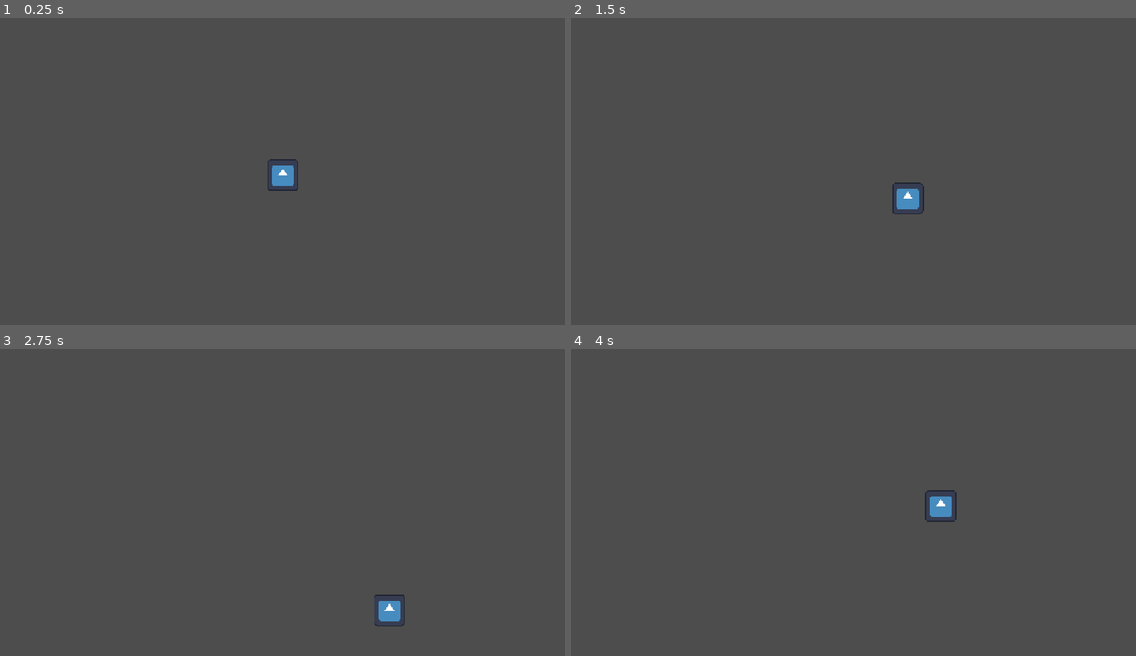
Above: before the commit, frames 1-4 (two rows, left to right).
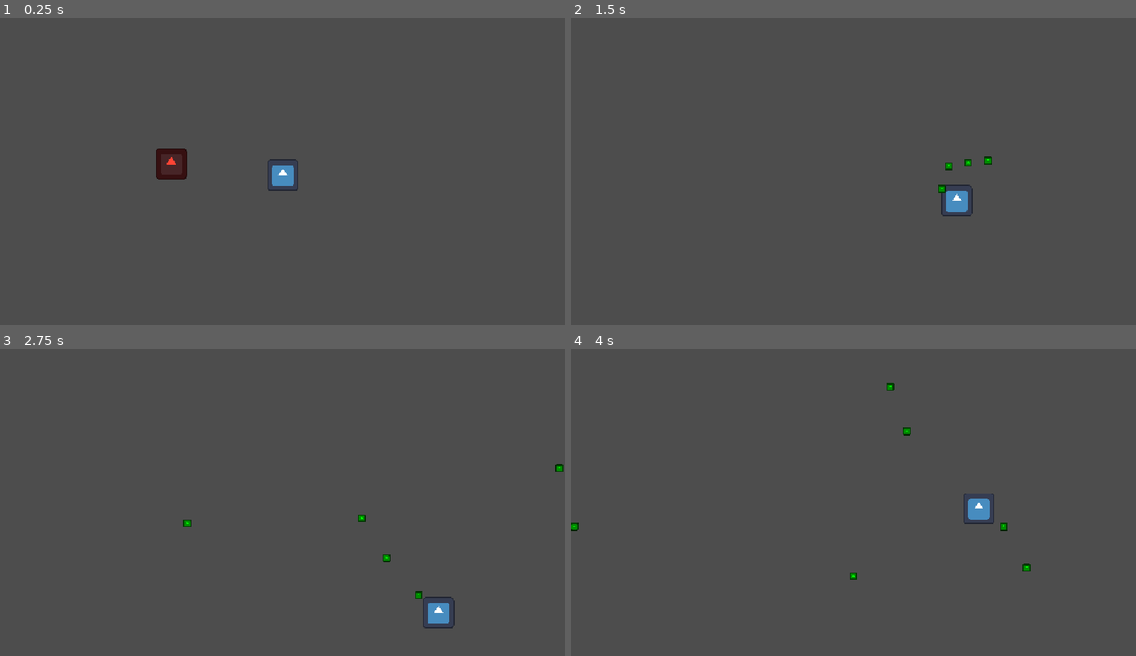
Above: after the commit, the same moments.

Repository: zt1ier/bullet-heuh
Game: Godot game, scene res://main.tscn
The game is run twice, just before and just after one commit, with the same random seed, the same clock (stepped at 60 frames per second) and the same inputs. The engine's default icon, where the game draws it, is replaced by a stand-in: a white triangle on a blue panel in a dark square.
Inputs (mouse positions are in pixels of both pictures, inside the frame that each line leads up to):
- Up to frame 1 (0.25 s): no input
- Up to frame 2 (1.5 s): move the mouse to (977, 162) at 0.52 s; hold D (move_right) 0.53-1.28 s; hold Space (attack) 0.53-1.28 s; move the mouse to (740, 192) at 1.27 s; hold S (move_down) from 1.28 s (still down); tap Space (attack) at 1.35 s
- Up to frame 3 (2.75 s): move the mouse to (339, 438) at 2.02 s; release S (move_down) at 2.03 s; hold D (move_right) from 2.03 s (still down); hold Space (attack) from 2.03 s (still down)
- Up to frame 4 (4 s): move the mouse to (825, 570) at 2.77 s; release D (move_right) at 2.78 s; release Space (attack) at 2.78 s; hold W (move_up) 2.78-3.53 s; tap Space (attack) at 2.85 s; move the mouse to (1023, 554) at 3.52 s; hold A (move_left) from 3.53 s (still down); hold Space (attack) from 3.53 s (still down)

The runs differ from the first frame. In frame 1, 0.6% of the frame differs, in the area x 27-34%, y 42-53%; in frame 2, 0.8%; in frame 3, 0.8%; in frame 4, 0.9%, in the area x 0-82%, y 11-76%.

Commit message:
I don't wanna refactor

Diff:
--- a/bullet-what/components/hitbox/hitbox.gd
+++ b/bullet-what/components/hitbox/hitbox.gd
@@ -13,9 +13,8 @@
 	if not is_connected("area_entered", Callable(self, "_on_area_entered")):
 		connect("area_entered", Callable(self, "_on_area_entered"))
 
-	if is_connected("area_entered", Callable(self, "_on_area_entered")):
-		print("%s hitbox init" % actor.name)
-
 
 func _on_area_entered(hurtbox: Hurtbox) -> void:
+	if hurtbox.actor == actor.damage_source:
+		return
 	actor.call_deferred("queue_free")
--- a/bullet-what/components/hitbox/hitbox.tscn
+++ b/bullet-what/components/hitbox/hitbox.tscn
@@ -4,7 +4,7 @@
 
 [node name="Hitbox" type="Area2D"]
 collision_layer = 32
-collision_mask = 16
+collision_mask = 64
 script = ExtResource("1_2y4qk")
 
 [connection signal="area_entered" from="." to="." method="_on_area_entered"]
--- a/bullet-what/components/hurtbox/hurtbox.gd
+++ b/bullet-what/components/hurtbox/hurtbox.gd
@@ -13,9 +13,9 @@
 	if not is_connected("area_entered", Callable(self, "_on_area_entered")):
 		connect("area_entered", Callable(self, "_on_area_entered"))
 
-	if is_connected("area_entered", Callable(self, "_on_area_entered")):
-		print("%s hurtbox init" % actor.name)
-
 
 func _on_area_entered(hitbox: Hitbox) -> void:
+	if actor == hitbox.actor.damage_source:
+		return
 	actor.take_damage(hitbox.actor.damage)
+	actor.apply_knockback(hitbox.actor)
--- a/bullet-what/components/hurtbox/hurtbox.tscn
+++ b/bullet-what/components/hurtbox/hurtbox.tscn
@@ -3,7 +3,7 @@
 [ext_resource type="Script" uid="uid://dgjjb3lhul2hy" path="res://components/hurtbox/hurtbox.gd" id="1_bud2i"]
 
 [node name="Hurtbox" type="Area2D"]
-collision_layer = 16
+collision_layer = 64
 collision_mask = 32
 script = ExtResource("1_bud2i")
 
--- a/bullet-what/scripts/enemy.gd
+++ b/bullet-what/entities/enemy/enemy.gd
@@ -19,6 +19,7 @@
 func _ready() -> void:
 	if not is_in_group("Enemies"):
 		add_to_group("Enemies")
+	damage_source = self #--- if MeleeEnemy.
 
 
 func _physics_process(delta: float) -> void:
--- a/bullet-what/scenes/entities/enemies/enemy.tscn
+++ b/bullet-what/entities/enemy/enemy.tscn
@@ -1,9 +1,9 @@
 [gd_scene load_steps=8 format=3 uid="uid://rr58ryn7kgp0"]
 
-[ext_resource type="Texture2D" uid="uid://dhuli1yhspq64" path="res://assets/icon.svg" id="1_7p1mj"]
-[ext_resource type="Script" uid="uid://bqdofd5f3lcuc" path="res://scripts/enemy.gd" id="1_md0e3"]
-[ext_resource type="PackedScene" uid="uid://dc1h1qeanh27b" path="res://components/hurtbox/hurtbox.tscn" id="3_c8ylr"]
-[ext_resource type="PackedScene" uid="uid://cogn6oaj8fduw" path="res://components/hitbox/hitbox.tscn" id="3_pm80n"]
+[ext_resource type="Script" uid="uid://bqdofd5f3lcuc" path="res://entities/enemy/enemy.gd" id="1_msovg"]
+[ext_resource type="PackedScene" uid="uid://dc1h1qeanh27b" path="res://components/hurtbox/hurtbox.tscn" id="2_twyc1"]
+[ext_resource type="PackedScene" uid="uid://cogn6oaj8fduw" path="res://components/hitbox/hitbox.tscn" id="3_w4yt1"]
+[ext_resource type="Texture2D" uid="uid://dhuli1yhspq64" path="res://assets/icon.svg" id="4_ipr6v"]
 
 [sub_resource type="RectangleShape2D" id="RectangleShape2D_pm80n"]
 size = Vector2(66, 66)
@@ -15,19 +15,18 @@
 size = Vector2(64, 24)
 
 [node name="Enemy" type="CharacterBody2D" groups=["Enemies"]]
-collision_layer = 4
-collision_mask = 5
-script = ExtResource("1_md0e3")
+collision_layer = 2
+collision_mask = 3
+script = ExtResource("1_msovg")
 health = 10
-damage = 1
 
-[node name="Hurtbox" parent="." node_paths=PackedStringArray("actor") instance=ExtResource("3_c8ylr")]
+[node name="Hurtbox" parent="." node_paths=PackedStringArray("actor") instance=ExtResource("2_twyc1")]
 actor = NodePath("..")
 
 [node name="CollisionShape2D" type="CollisionShape2D" parent="Hurtbox"]
 shape = SubResource("RectangleShape2D_pm80n")
 
-[node name="Hitbox" parent="." node_paths=PackedStringArray("actor") instance=ExtResource("3_pm80n")]
+[node name="Hitbox" parent="." node_paths=PackedStringArray("actor") instance=ExtResource("3_w4yt1")]
 actor = NodePath("..")
 
 [node name="CollisionShape2D" type="CollisionShape2D" parent="Hitbox"]
--- /dev/null
+++ b/bullet-what/entities/entity.gd
@@ -0,0 +1,39 @@
+class_name Entity
+extends CharacterBody2D
+
+
+@export var health: int
+@export var damage: int
+@export var fire_rate: float = 0.25
+@export var movement_speed: float = 300.0
+@export var knockback_force: float = 100.0
+
+
+var damage_source: Entity
+
+
+func _physics_process(delta: float) -> void:
+	_handle_movement()
+	move_and_slide()
+
+
+func _handle_movement() -> void:
+	pass
+
+
+func take_damage(amount: int) -> void:
+	print("%s health: %d -> %d" % [name, health, health - amount])
+	health -= amount
+	if health <= 0:
+		die()
+
+
+func apply_knockback(source: Entity) -> void:
+	var knockback_direction := (source.global_position - global_position).normalized()
+	global_position -= knockback_direction * knockback_force
+
+
+func die() -> void:
+	set_physics_process(false)
+	print("%s died" % [name])
+	#queue_free()
--- a/bullet-what/scripts/player.gd
+++ b/bullet-what/entities/player/player.gd
@@ -72,10 +72,11 @@
 
 
 func _attack() -> void:
-	var projectile := projectile_scene.instantiate() as Projectile
+	var projectile := projectile_scene.instantiate() as PlayerProjectile
 	projectile.direction = -(global_position - get_global_mouse_position()).normalized()
 	projectile.global_position = global_position
 	projectile.damage = damage
+	projectile.damage_source = self
 	add_sibling(projectile)
 
 	time_since_attack = 0
--- /dev/null
+++ b/bullet-what/entities/player/player.tscn
@@ -0,0 +1,32 @@
+[gd_scene load_steps=7 format=3 uid="uid://cpun122f3vxoh"]
+
+[ext_resource type="Script" uid="uid://cria54p5bypgp" path="res://entities/player/player.gd" id="1_bls4j"]
+[ext_resource type="PackedScene" uid="uid://csgtghjm8fypv" path="res://projectiles/player/player_projectile.tscn" id="2_bls4j"]
+[ext_resource type="PackedScene" uid="uid://dc1h1qeanh27b" path="res://components/hurtbox/hurtbox.tscn" id="3_8fjmc"]
+[ext_resource type="Texture2D" uid="uid://dhuli1yhspq64" path="res://assets/icon.svg" id="4_qiwj3"]
+
+[sub_resource type="RectangleShape2D" id="RectangleShape2D_bjvvg"]
+size = Vector2(66, 66)
+
+[sub_resource type="RectangleShape2D" id="RectangleShape2D_3vyb7"]
+size = Vector2(64, 24)
+
+[node name="Player" type="CharacterBody2D" groups=["Player"]]
+collision_mask = 2
+script = ExtResource("1_bls4j")
+projectile_scene = ExtResource("2_bls4j")
+health = 10
+
+[node name="Hurtbox" parent="." node_paths=PackedStringArray("actor") instance=ExtResource("3_8fjmc")]
+actor = NodePath("..")
+
+[node name="CollisionShape2D" type="CollisionShape2D" parent="Hurtbox"]
+shape = SubResource("RectangleShape2D_bjvvg")
+
+[node name="PhysicsCollision" type="CollisionShape2D" parent="."]
+position = Vector2(0, 20)
+shape = SubResource("RectangleShape2D_3vyb7")
+
+[node name="Sprite" type="Sprite2D" parent="."]
+scale = Vector2(0.5, 0.5)
+texture = ExtResource("4_qiwj3")
--- a/bullet-what/main.tscn
+++ b/bullet-what/main.tscn
@@ -1,6 +1,6 @@
 [gd_scene load_steps=2 format=3 uid="uid://cxitklris4n4x"]
 
-[ext_resource type="PackedScene" uid="uid://rch01ymqb5fo" path="res://scenes/worlds/world-1.tscn" id="1_ig7tw"]
+[ext_resource type="PackedScene" uid="uid://rch01ymqb5fo" path="res://worlds/world-1.tscn" id="1_ig7tw"]
 
 [node name="Main" type="Node2D"]
 
--- a/bullet-what/project.godot
+++ b/bullet-what/project.godot
@@ -56,11 +56,12 @@
 [layer_names]
 
 2d_physics/layer_1="Player"
-2d_physics/layer_2="Player projectile"
-2d_physics/layer_3="Enemy"
-2d_physics/layer_4="Enemy projectile"
-2d_physics/layer_5="Hurtbox"
+2d_physics/layer_2="Enemy"
+2d_physics/layer_3="Projectile"
+2d_physics/layer_4="PlayerProjectile"
+2d_physics/layer_5="EnemyProjectile"
 2d_physics/layer_6="Hitbox"
+2d_physics/layer_7="Hurtbox"
 
 [rendering]
 
--- /dev/null
+++ b/bullet-what/projectiles/player/player_projectile.gd
@@ -0,0 +1,7 @@
+class_name PlayerProjectile
+extends Projectile
+
+
+func _ready() -> void:
+	if not is_in_group("PlayerProjectile"):
+		add_to_group("PlayerProjectile")
--- /dev/null
+++ b/bullet-what/projectiles/player/player_projectile.tscn
@@ -0,0 +1,13 @@
+[gd_scene load_steps=3 format=3 uid="uid://csgtghjm8fypv"]
+
+[ext_resource type="PackedScene" uid="uid://dgwfr5xruxfsx" path="res://projectiles/projectile.tscn" id="1_2upa5"]
+[ext_resource type="Script" uid="uid://d2c16tnj33me3" path="res://projectiles/player/player_projectile.gd" id="2_fhgle"]
+
+[node name="PlayerProjectile" instance=ExtResource("1_2upa5")]
+collision_layer = 8
+script = ExtResource("2_fhgle")
+movement_speed = 300.0
+fire_rate = 0.25
+
+[node name="Sprite" parent="." index="2"]
+modulate = Color(0, 1, 0, 1)
--- a/bullet-what/scenes/projectiles/projectile.tscn
+++ b/bullet-what/projectiles/projectile.tscn
@@ -1,7 +1,7 @@
 [gd_scene load_steps=6 format=3 uid="uid://dgwfr5xruxfsx"]
 
 [ext_resource type="Texture2D" uid="uid://dhuli1yhspq64" path="res://assets/icon.svg" id="1_dtkph"]
-[ext_resource type="Script" uid="uid://ddtbhi6npeu3r" path="res://scripts/projectiles/projectile.gd" id="1_wndne"]
+[ext_resource type="Script" uid="uid://ddtbhi6npeu3r" path="res://projectiles/projectile.gd" id="1_wndne"]
 [ext_resource type="PackedScene" uid="uid://cogn6oaj8fduw" path="res://components/hitbox/hitbox.tscn" id="2_l3el7"]
 
 [sub_resource type="RectangleShape2D" id="RectangleShape2D_oc4rm"]
@@ -11,7 +11,7 @@
 size = Vector2(16, 16)
 
 [node name="Projectile" type="CharacterBody2D"]
-collision_layer = 2
+collision_layer = 4
 collision_mask = 0
 script = ExtResource("1_wndne")
 movement_speed = 225.0
@@ -27,6 +27,5 @@
 disabled = true
 
 [node name="Sprite" type="Sprite2D" parent="."]
-modulate = Color(1, 0.843137, 0, 1)
 scale = Vector2(0.125, 0.125)
 texture = ExtResource("1_dtkph")
--- a/bullet-what/scenes/entities/entity.gd
+++ /dev/null
@@ -1,24 +0,0 @@
-class_name Entity
-extends CharacterBody2D
-
-
-@export var health: int
-@export var movement_speed: float = 300.0
-@export var fire_rate: float = 0.25
-@export var damage: int
-
-
-func _handle_movement() -> void:
-	pass
-
-
-func take_damage(amount: int) -> void:
-	print("%s health: %d -> %d" % [name, health, health - amount])
-	health -= amount
-	if health <= 0:
-		die()
-
-
-func die() -> void:
-	set_physics_process(false)
-	print("%s died" % [name])
--- a/bullet-what/scenes/entities/player/player.tscn
+++ /dev/null
@@ -1,33 +0,0 @@
-[gd_scene load_steps=7 format=3 uid="uid://cpun122f3vxoh"]
-
-[ext_resource type="Script" uid="uid://cria54p5bypgp" path="res://scripts/player.gd" id="1_58kc7"]
-[ext_resource type="PackedScene" uid="uid://dgwfr5xruxfsx" path="res://scenes/projectiles/projectile.tscn" id="2_nh4ur"]
-[ext_resource type="Texture2D" uid="uid://dhuli1yhspq64" path="res://assets/icon.svg" id="3_bjvvg"]
-[ext_resource type="PackedScene" uid="uid://dc1h1qeanh27b" path="res://components/hurtbox/hurtbox.tscn" id="4_nh4ur"]
-
-[sub_resource type="RectangleShape2D" id="RectangleShape2D_bjvvg"]
-size = Vector2(66, 66)
-
-[sub_resource type="RectangleShape2D" id="RectangleShape2D_3vyb7"]
-size = Vector2(64, 24)
-
-[node name="Player" type="CharacterBody2D" groups=["Player"]]
-collision_mask = 4
-script = ExtResource("1_58kc7")
-projectile_scene = ExtResource("2_nh4ur")
-health = 10
-damage = 1
-
-[node name="Hurtbox" parent="." node_paths=PackedStringArray("actor") instance=ExtResource("4_nh4ur")]
-actor = NodePath("..")
-
-[node name="CollisionShape2D" type="CollisionShape2D" parent="Hurtbox"]
-shape = SubResource("RectangleShape2D_bjvvg")
-
-[node name="PhysicsCollision" type="CollisionShape2D" parent="."]
-position = Vector2(0, 20)
-shape = SubResource("RectangleShape2D_3vyb7")
-
-[node name="Sprite" type="Sprite2D" parent="."]
-scale = Vector2(0.5, 0.5)
-texture = ExtResource("3_bjvvg")
--- a/bullet-what/scenes/worlds/world-1.tscn
+++ b/bullet-what/worlds/world-1.tscn
@@ -1,7 +1,7 @@
 [gd_scene load_steps=3 format=3 uid="uid://rch01ymqb5fo"]
 
-[ext_resource type="PackedScene" uid="uid://cpun122f3vxoh" path="res://scenes/entities/player/player.tscn" id="1_8pg1y"]
-[ext_resource type="PackedScene" uid="uid://rr58ryn7kgp0" path="res://scenes/entities/enemies/enemy.tscn" id="2_wn5p7"]
+[ext_resource type="PackedScene" uid="uid://cpun122f3vxoh" path="res://entities/player/player.tscn" id="1_8pg1y"]
+[ext_resource type="PackedScene" uid="uid://rr58ryn7kgp0" path="res://entities/enemy/enemy.tscn" id="2_wn5p7"]
 
 [node name="World1" type="Node2D"]
 
Renamed: bullet-what/scripts/enemy.gd.uid -> bullet-what/entities/enemy/enemy.gd.uid
Not shown: 1 places in bullet-what/entities/enemy/enemy.tscn that only renumber resources
Renamed: bullet-what/scenes/entities/entity.gd.uid -> bullet-what/entities/entity.gd.uid
Renamed: bullet-what/scripts/player.gd.uid -> bullet-what/entities/player/player.gd.uid
Not shown, added: bullet-what/projectiles/player/player_projectile.gd.uid
Renamed: bullet-what/scripts/projectiles/projectile.gd -> bullet-what/projectiles/projectile.gd
Renamed: bullet-what/scripts/projectiles/projectile.gd.uid -> bullet-what/projectiles/projectile.gd.uid
